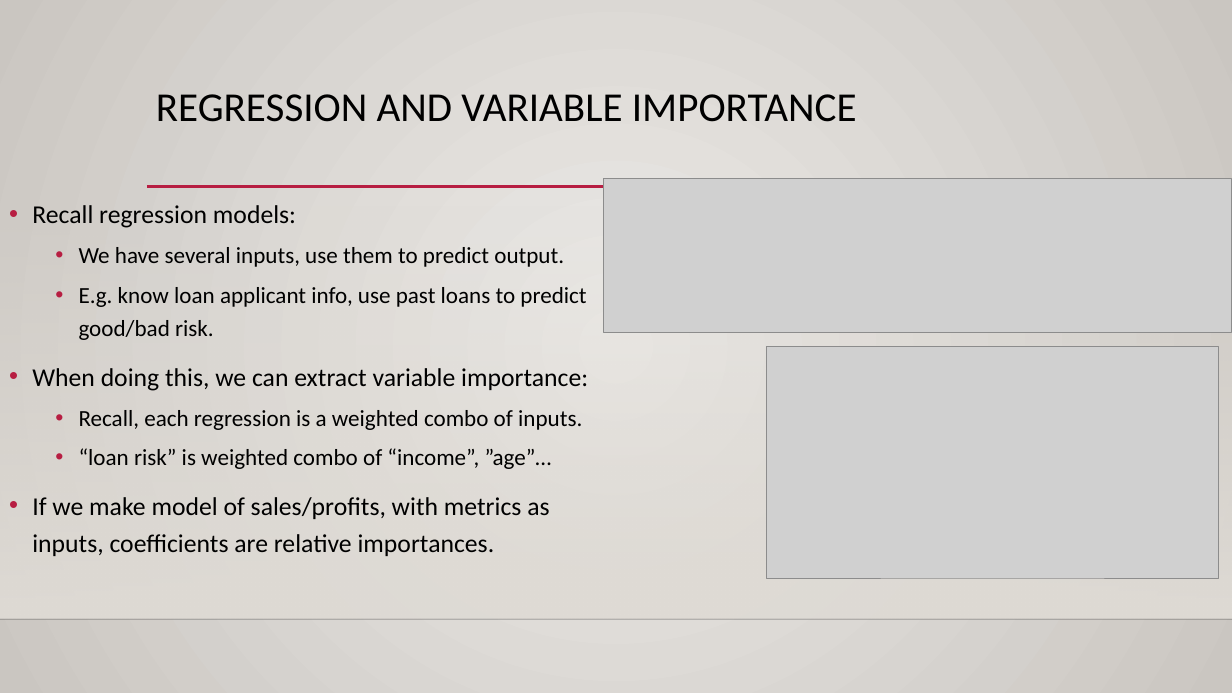
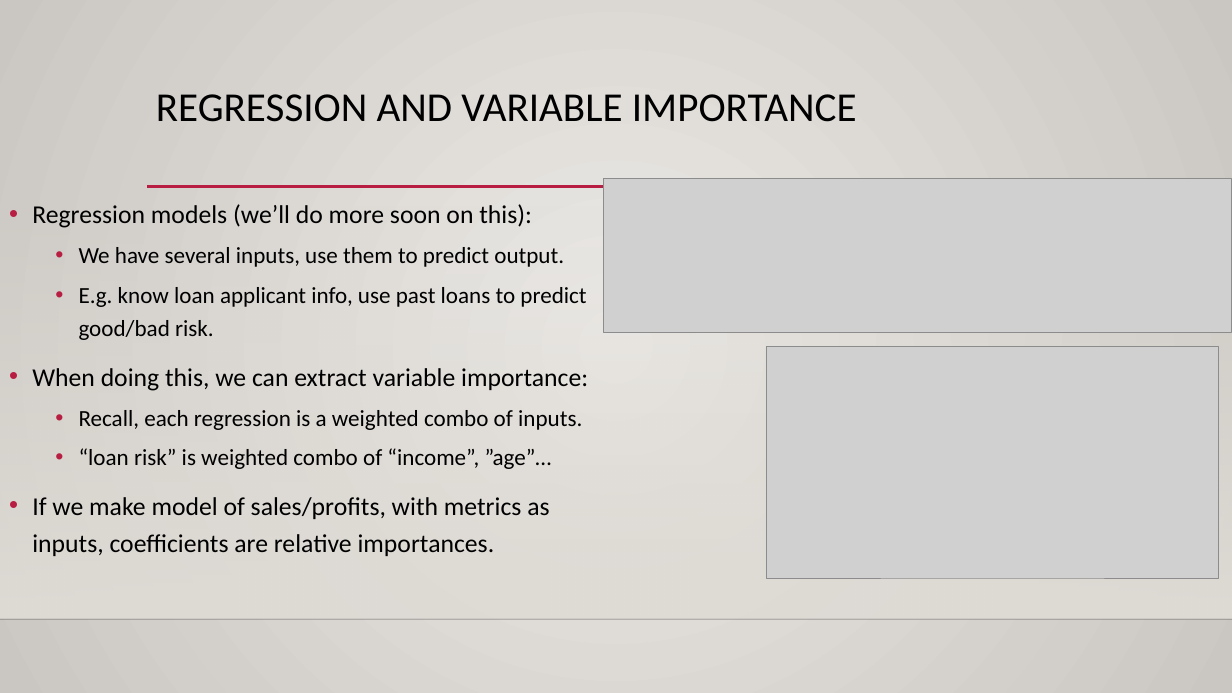
Before and after one commit to AkeemSemper/ml_datasets, a slide deck: slide 12 of slides/kpi.pptx (slide 8 before the commit). Drawn at 1232x693 pixels with LibreOffice and Linux fonts; fonts in the diff are those of the drawing; grey boxes stand for pictures; background and template pictures are left out. Boxes give left, top, right and bottom in pixels: in the first picture for what was removed or moved away, otherwise in the second. Text is boxed around its words. In the diff, an @@ line names an element or a change of style, - is before the commit and + after.

```diff
--- a/slides/kpi.pptx
+++ b/slides/kpi.pptx
@@ text at (32, 204, 532, 228): text changed @@
-• Recall regression models:
+• Regression models (we’ll do more soon on this):
```
Also in this commit, not shown: 1 other slide changed, 4 slides added, 2 other files.
